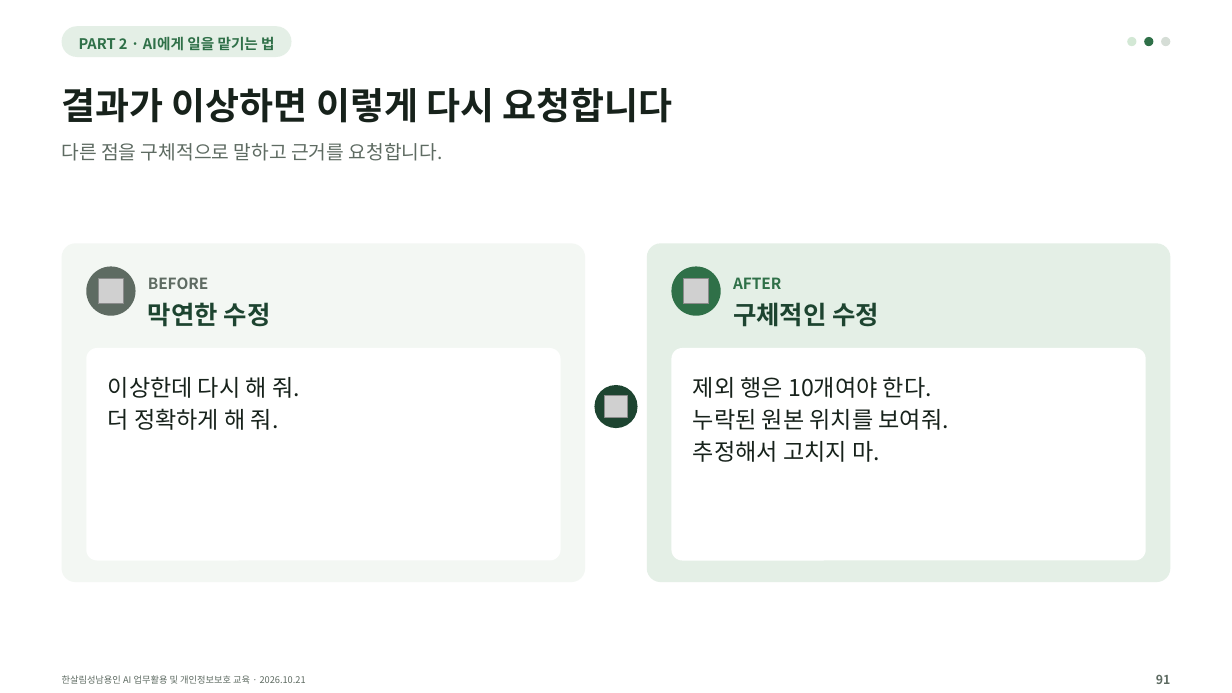
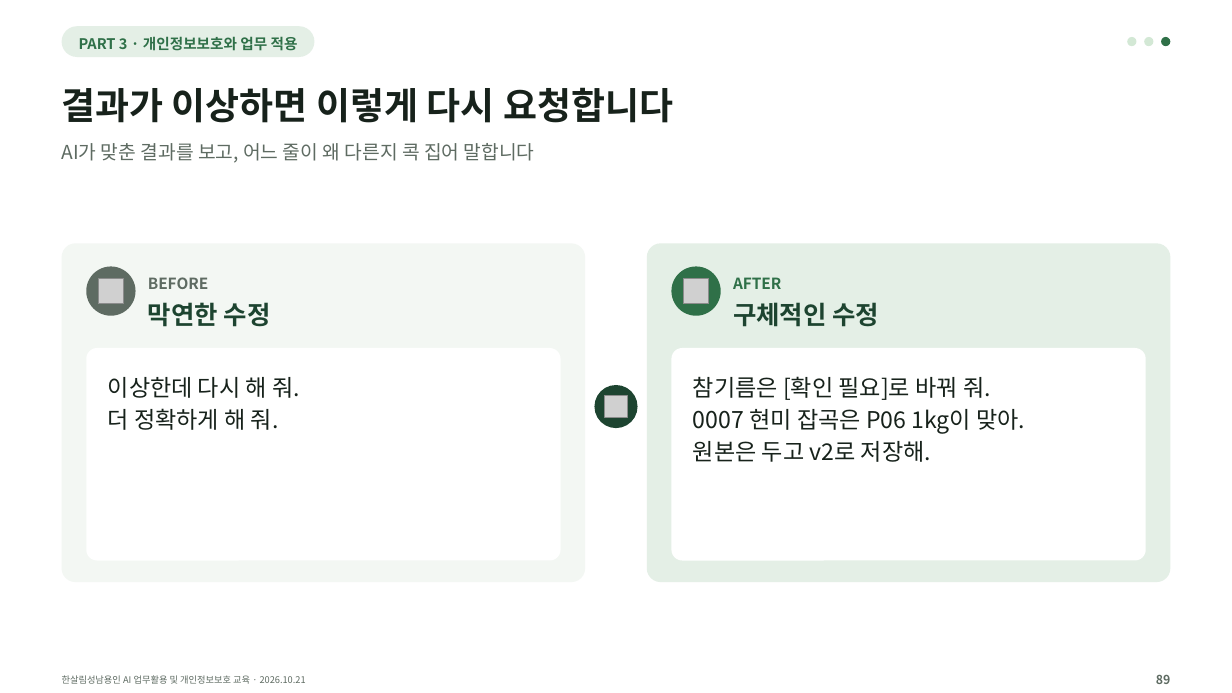
Before and after one commit to kscold/kscold-blog-version-2, a slide deck: slide 89 of apps/web/public/hansalim/files/한살림_AI교육_강의자료.pptx (slide 86 before the commit). Drawn at 1232x693 pixels with LibreOffice and Linux fonts; fonts in the diff are those of the drawing; grey boxes stand for pictures. Boxes give left, top, right and bottom in pixels: in the first picture for what was removed or moved away, otherwise in the second. Text is boxed around its words. In the diff, an @@ line names an element or a change of style, - is before the commit and + after.

Commit message:
fix(frontend): 한살림 자료를 최신 164장 자료 묶음으로 갱신함
- 강의 저장소 39f17db의 release e434be337f57ec3f(164장)로 실습 ZIP·PDF·PPT를 바꿈. 글꼴 ZIP은 그대로임
- 새 실습 ZIP에 든 실습길잡이.pdf를 폴더 그림에 넣고, 준비가 끝나면 이 문서부터 열도록 안내함(ZIP의 먼저읽기.txt와 같은 안내)
- 새 PDF는 출처 링크를 빼고 영상 링크 20개만 남겼음. 영상이 있는 5장 모두 링크가 있어 웹 슬라이드에서 그대로 눌림

```diff
--- a/apps/web/public/hansalim/files/한살림_AI교육_강의자료.pptx
+++ b/apps/web/public/hansalim/files/한살림_AI교육_강의자료.pptx
@@ rounded rectangle: place and size @@
-rounded rectangle at (62,26,292,56)
+rounded rectangle at (62,26,315,56)
@@ text at (79,36,298,51): text changed @@
-PART 2 · AI에게 일을 맡기는 법
+PART 3 · 개인정보보호와 업무 적용
@@ rounded rectangle at (1144,37,1153,46): fill #2F7048 to #D3E8D5 @@
@@ rounded rectangle at (1162,37,1171,46): fill #D5DDD6 to #2F7048 @@
@@ text at (62,143,535,163): text changed @@
-다른 점을 구체적으로 말하고 근거를 요청합니다.
+AI가 맞춘 결과를 보고, 어느 줄이 왜 다른지 콕 집어 말합니다
@@ text at (693,376,1025,462): text changed @@
-제외 행은 10개여야 한다.
-누락된 원본 위치를 보여줘.
-추정해서 고치지 마.
+참기름은 [확인 필요]로 바꿔 줘.
+0007 현미 잡곡은 P06 1kg이 맞아.
+원본은 두고 v2로 저장해.
@@ text at (1156,675,1171,684): text changed @@
-91
+89
```
Also in this commit, not shown: 150 other slides changed, 8 slides added, 9 slides removed, 5 other files.
